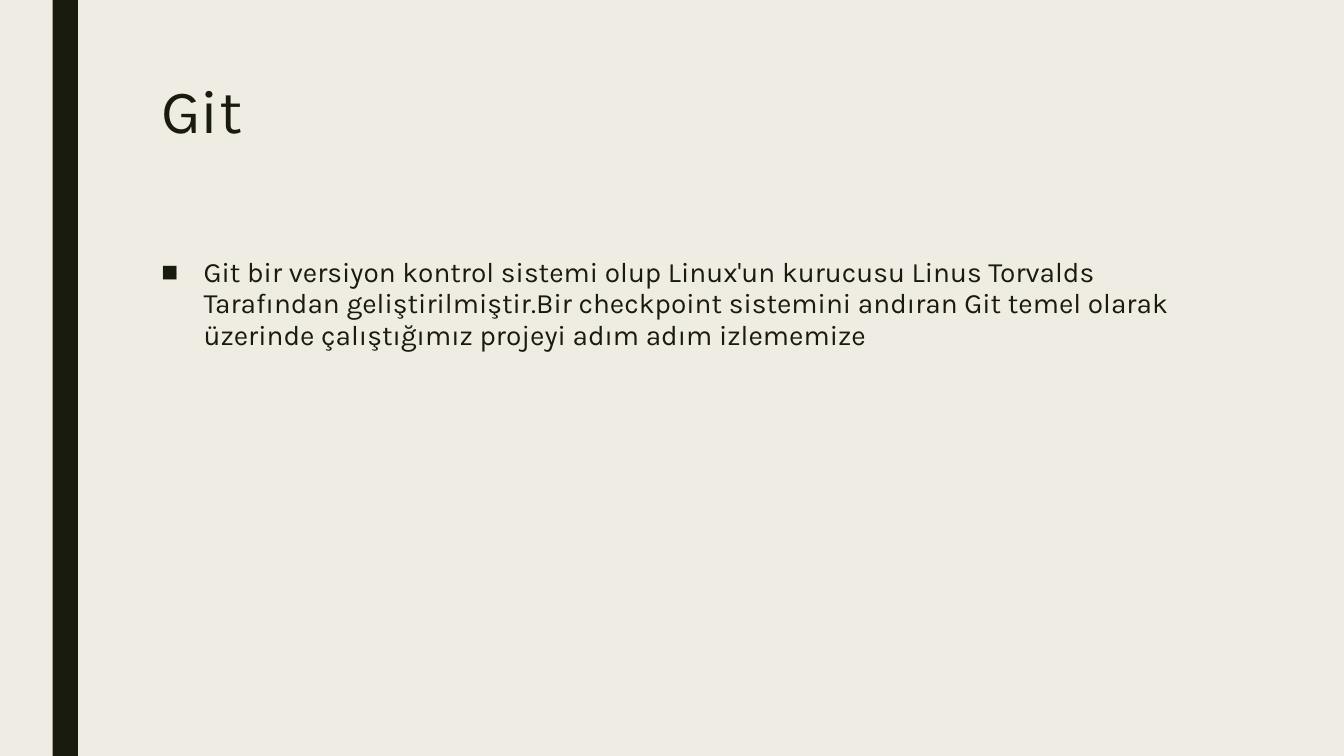
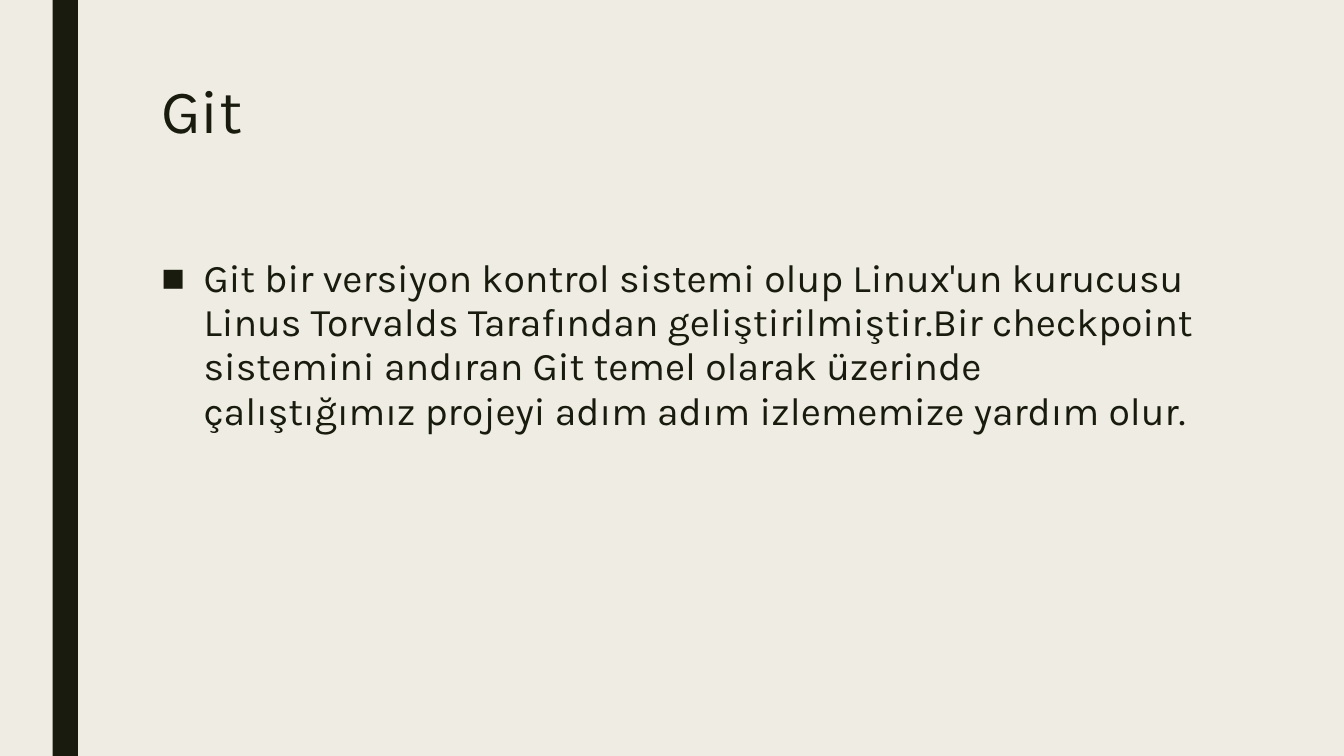
Before and after one commit to Berensr8/Git-Github, a slide deck: slide 2 of Gitsunum.pptx. Drawn at 1344x756 pixels with LibreOffice and Linux fonts; fonts in the diff are those of the drawing. Boxes give left, top, right and bottom in pixels: in the first picture for what was removed or moved away, otherwise in the second. Text is boxed around its words. In the diff, an @@ line names an element or a change of style, - is before the commit and + after.

Commit message:
Son değişiklik

```diff
--- a/Gitsunum.pptx
+++ b/Gitsunum.pptx
@@ text at bbox=[204, 265, 1192, 435]: text changed; size 20 to 28 pt @@
-■ Git bir versiyon kontrol sistemi olup Linux'un kurucusu Linus Torvalds Tarafından geliştirilmiştir.Bir checkpoint sistemini andıran Git temel olarak üzerinde çalıştığımız projeyi adım adım izlememize
+■ Git bir versiyon kontrol sistemi olup Linux'un kurucusu Linus Torvalds Tarafından geliştirilmiştir.Bir checkpoint sistemini andıran Git temel olarak üzerinde çalıştığımız projeyi adım adım izlememize yardım olur.
```
